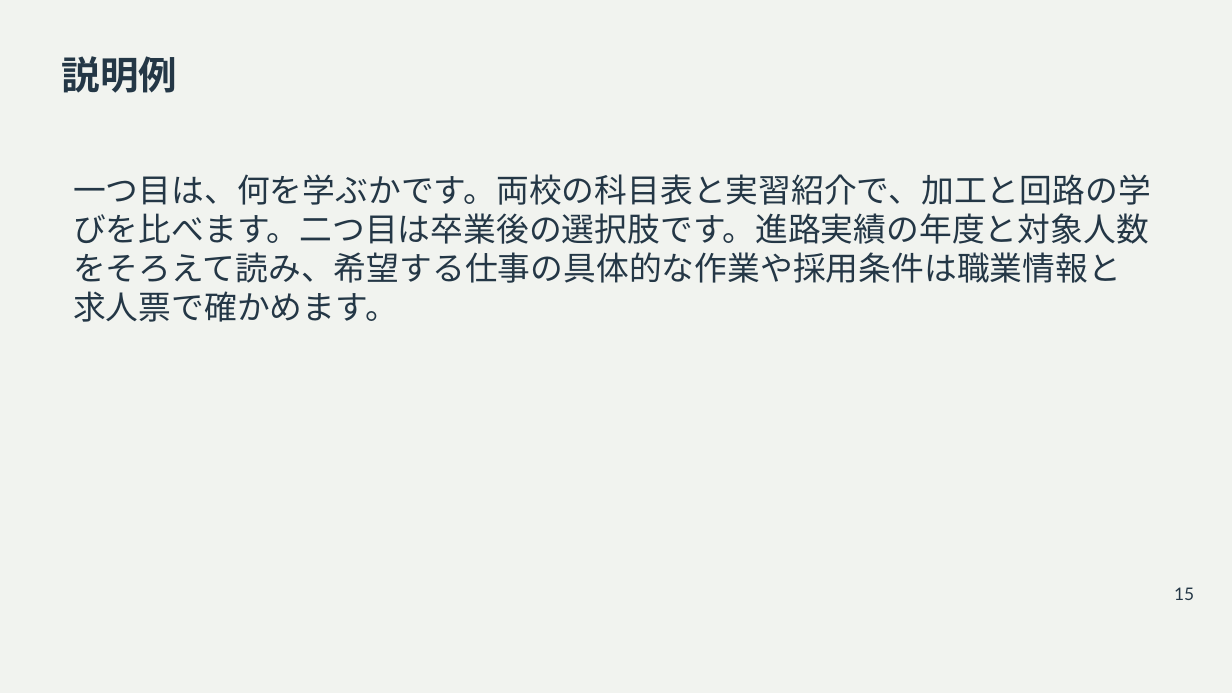
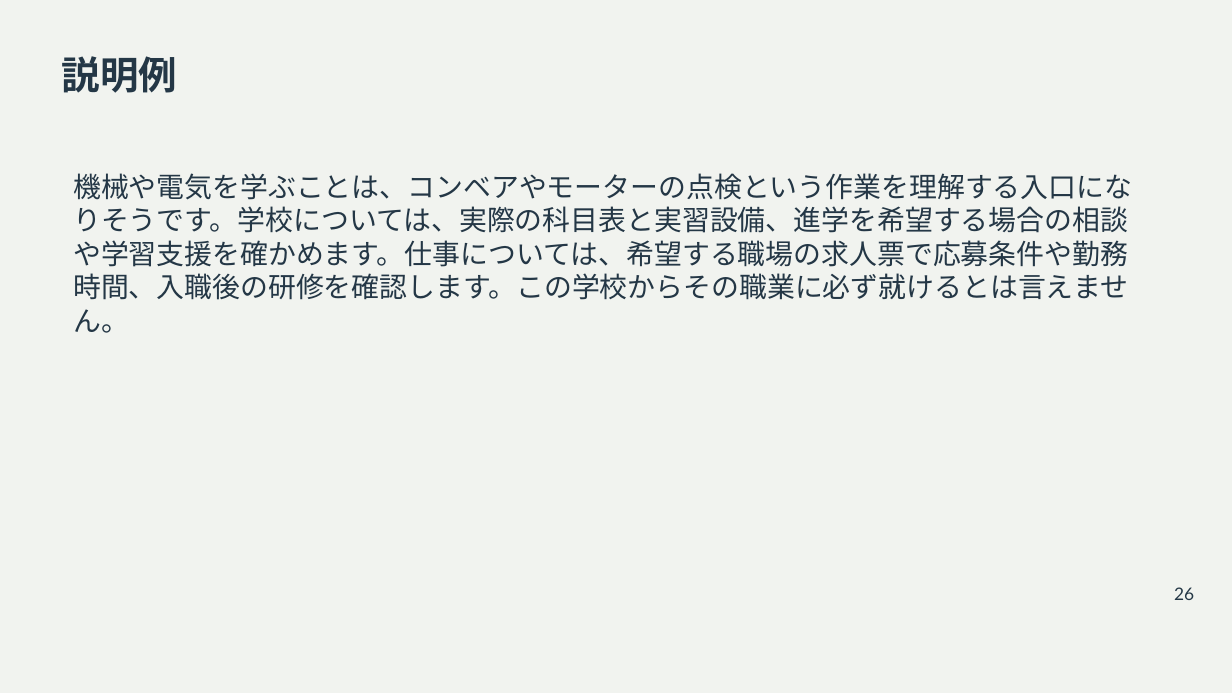
Before and after one commit to zooc-14calbp/industrial-education-ii, a slide deck: slide 26 of reorganized/20261105/main/03/slides.pptx (slide 15 before the commit). Drawn at 1232x693 pixels with LibreOffice and Linux fonts; fonts in the diff are those of the drawing. Boxes give left, top, right and bottom in pixels: in the first picture for what was removed or moved away, otherwise in the second. Text is boxed around its words. In the diff, an @@ line names an element or a change of style, - is before the commit and + after.

```diff
--- a/reorganized/20261105/main/03/slides.pptx
+++ b/reorganized/20261105/main/03/slides.pptx
@@ text at box(73, 173, 1132, 333): text changed; size 25.5 to 21.8 pt @@
-一つ目は、何を学ぶかです。両校の科目表と実習紹介で、加工と回路の学びを比べます。二つ目は卒業後の選択肢です。進路実績の年度と対象人数をそろえて読み、希望する仕事の具体的な作業や採用条件は職業情報と求人票で確かめます。
+機械や電気を学ぶことは、コンベアやモーターの点検という作業を理解する入口になりそうです。学校については、実際の科目表と実習設備、進学を希望する場合の相談や学習支援を確かめます。仕事については、希望する職場の求人票で応募条件や勤務時間、入職後の研修を確認します。この学校からその職業に必ず就けるとは言えません。
@@ text at box(1174, 587, 1194, 600): text changed @@
-15
+26
```
Also in this commit, not shown: 11 other slides changed, 13 slides added, 18 other files.
